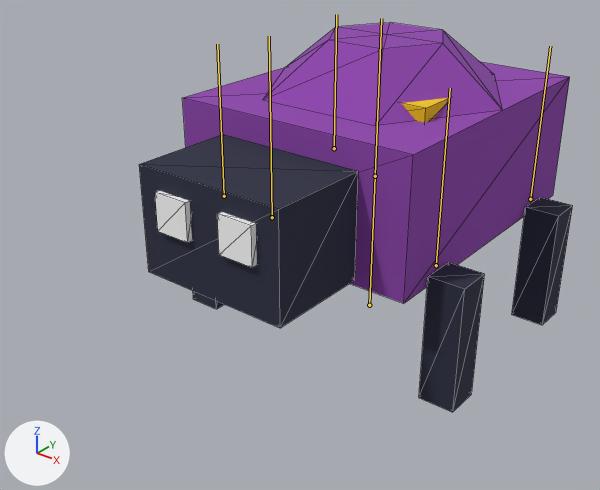
The glTF model jogos/estrelas3d/modelos/bicho.glb, before and after one commit.
Rendered twice from a 50 mm lens placed at (0.865, -1.324, 0.908), pointed at (-0.009, -0.232, 0.231). Lighting does not change. The marker at lower left points along +X, +Y and +Z. The older version comes first. The bones that bend it are drawn over the model as lines. Mesh edges are drawn as thin lines.

In view in the first picture: 'bicho'.
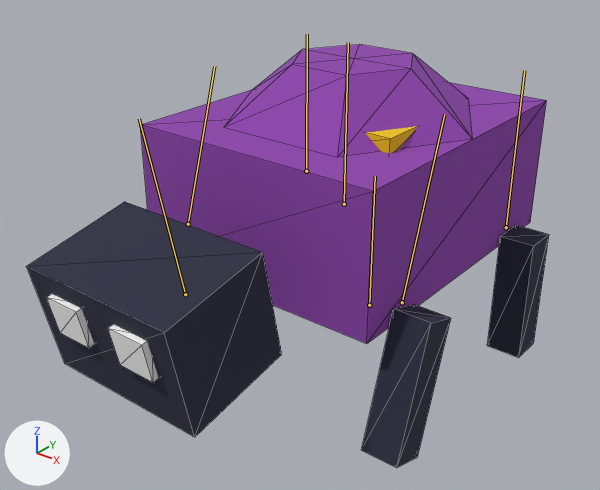
The newer file adds an action. The first version stands in its rest pose; the second is drawn at frame 7 of the action 'golpe'.

Changed parts and their boxes (x1, y1, x2, y2) in the pictures (600 x 490 px):
```json
{"object": "bicho", "change": "posed", "before": [139, 22, 573, 412], "after": [26, 44, 549, 468], "on screen": "20% wider, 9% taller"}
{"bone": "corpo", "before": "(375, 176) to (381, 18)", "after": "(344, 204) to (348, 42)"}
{"bone": "cabeca", "before": "(272, 217) to (269, 36)", "after": "(185, 294) to (139, 118)"}
{"bone": "pata_fe", "before": "(436, 265) to (450, 88)", "after": "(402, 302) to (444, 114)"}
{"bone": "pata_fd", "before": "(224, 196) to (217, 44)", "after": "(188, 224) to (214, 66)"}
```

Scene script edits in JSON lines:
```json
{"block": "bone_corpo", "where": "bone_corpo = bpy.data.objects['Armature'].pose.bones['corpo']  # child of 'raiz'"}
{"op": "set", "path": "bone_corpo.location", "old": "(0.0, 0.0, 0.0)", "new": "(0.0, -0.026, 0.106)"}
{"block": "bone_cabeca", "where": "bone_cabeca = bpy.data.objects['Armature'].pose.bones['cabeca']  # child of 'corpo'"}
{"op": "set", "path": "bone_cabeca.location", "old": "(0.0, 0.0, 0.0)", "new": "(0.0, -0.034, 0.107)"}
{"op": "set", "path": "bone_cabeca.rotation_quaternion", "old": "(1.0, 0.0, 0.0, 0.0)", "new": "(0.992, 0.103, 0.0, 0.0)", "note": "degrees (0, 0, 0) -> degrees (12, 0, 0)"}
{"block": "bone_pata_fe", "where": "bone_pata_fe = bpy.data.objects['Armature'].pose.bones['pata_fe']  # child of 'corpo'"}
{"op": "set", "path": "bone_pata_fe.rotation_quaternion", "old": "(1.0, 0.0, 0.0, 0.0)", "new": "(0.985, -0.154, 0.0, 0.0)", "note": "degrees (0, 0, 0) -> degrees (-18, 0, 0)"}
{"block": "bone_pata_fd", "where": "bone_pata_fd = bpy.data.objects['Armature'].pose.bones['pata_fd']  # child of 'corpo'"}
{"op": "set", "path": "bone_pata_fd.rotation_quaternion", "old": "(1.0, 0.0, 0.0, 0.0)", "new": "(0.985, -0.154, 0.0, 0.0)", "note": "degrees (0, 0, 0) -> degrees (-18, 0, 0)"}
```
